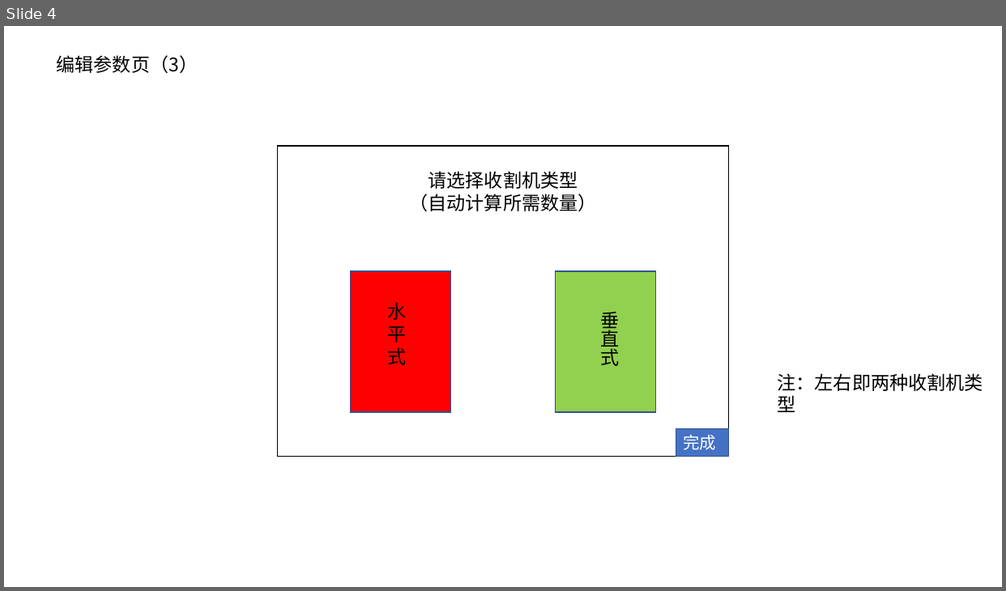
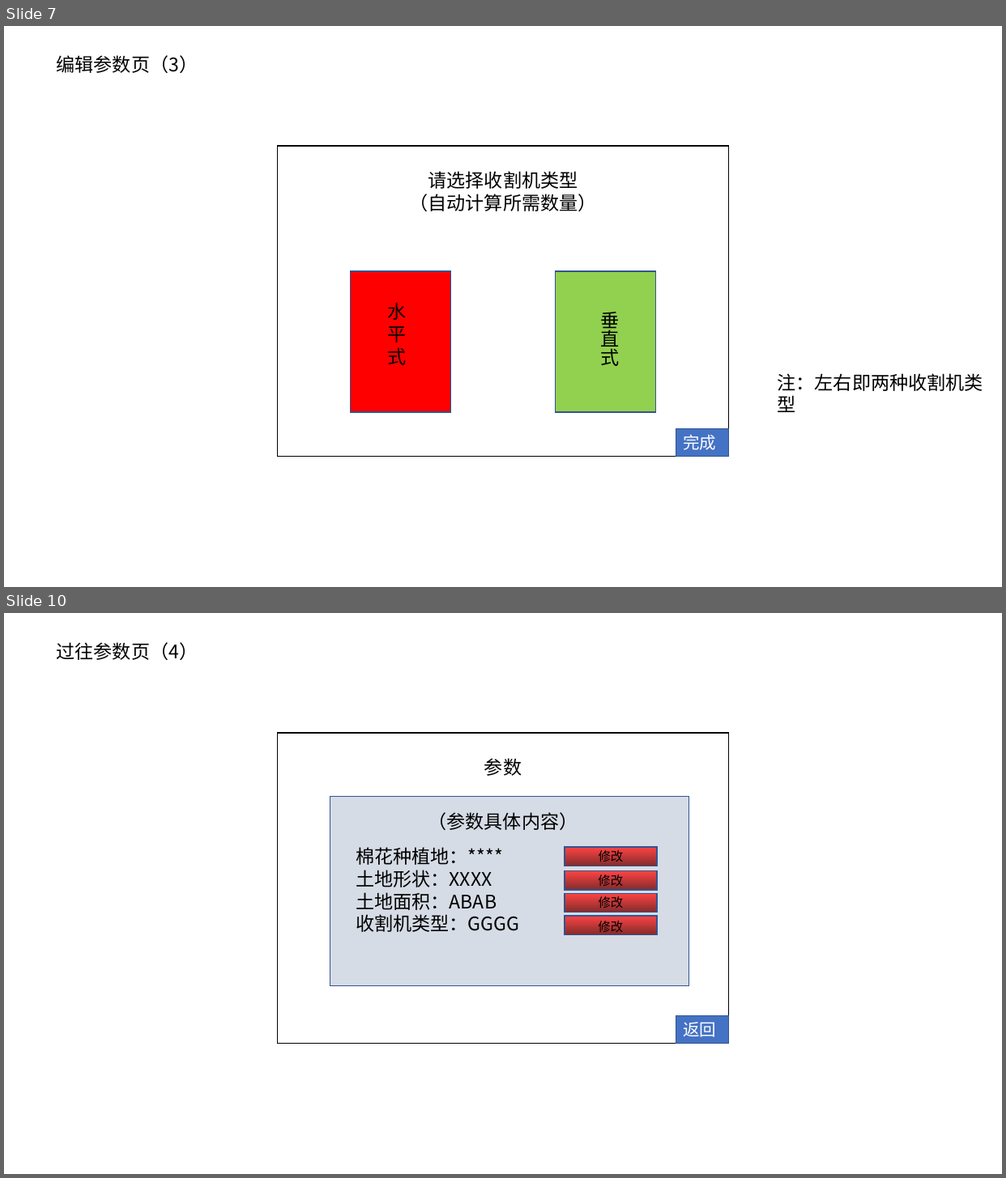
Before and after one commit to jerryfeng2003/The_C_design_on_cotton, a slide deck: 相关资料/界面设计(第一版）.pptx. Shown one above the other, each under a label of ours: slide 4 before the commit, slides 7 and 10 after it; the slides between them are not shown. The pictures are 1006x591 and 1006x1178 pixels, drawn with LibreOffice and Linux fonts; fonts in the diff are those of the drawing. Boxes give left, top, right and bottom in pixels: in the first picture for what was removed or moved away, otherwise in the second. Text is boxed around its words. In the diff, an @@ line names an element or a change of style, - is before the commit and + after.

```diff
--- a/相关资料/界面设计(第一版）.pptx
+++ b/相关资料/界面设计(第一版）.pptx
@@ slide 10 added at <box>4,613,1002,1174</box>, background #FFFFFF @@
@@ text added at <box>57,642,198,660</box>, 18 pt, text #000000 @@
+过往参数页（4）
@@ rectangle added at <box>277,733,729,1043</box>, outline #000000 1 pt @@
@@ text added at <box>484,758,522,776</box>, 18 pt, text #000000 @@
+参数
@@ rectangle added at <box>330,796,689,986</box>, fill #D6DCE5, outline #325491 1 pt @@
@@ text added at <box>428,812,578,830</box>, 18 pt, text #000000 @@
+（参数具体内容）
@@ text added at <box>356,847,519,932</box>, 18 pt, text #000000 @@
+棉花种植地：****
+土地形状：XXXX
+土地面积：ABAB
+收割机类型：GGGG
@@ rectangle added at <box>565,847,657,867</box>, fill gradient #FE4444 to #832B2B, outline #325491 1 pt @@
@@ text added at <box>599,848,624,862</box>, 12 pt, text #000000 @@
+修改
@@ rectangle added at <box>565,871,657,891</box>, fill gradient #FE4444 to #832B2B, outline #325491 1 pt @@
@@ text added at <box>598,872,623,886</box>, 12 pt, text #000000 @@
+修改
@@ rectangle added at <box>565,894,657,914</box>, fill gradient #FE4444 to #832B2B, outline #325491 1 pt @@
@@ text added at <box>599,895,624,908</box>, 12 pt, text #000000 @@
+修改
@@ rectangle added at <box>565,916,657,935</box>, fill gradient #FE4444 to #832B2B, outline #325491 1 pt @@
@@ text added at <box>598,919,623,935</box>, 12 pt, text #000000 @@
+修改
@@ rectangle added at <box>675,1016,729,1043</box>, fill #4472C4, outline #325491 1 pt, 16 pt, text #FFFFFF @@
+返回
@@ what was slide 4 is now slide 7 @@
```
Also in this commit, not shown: 9 slides changed, 11 other slides added, 2 slides removed, 3 other files.
